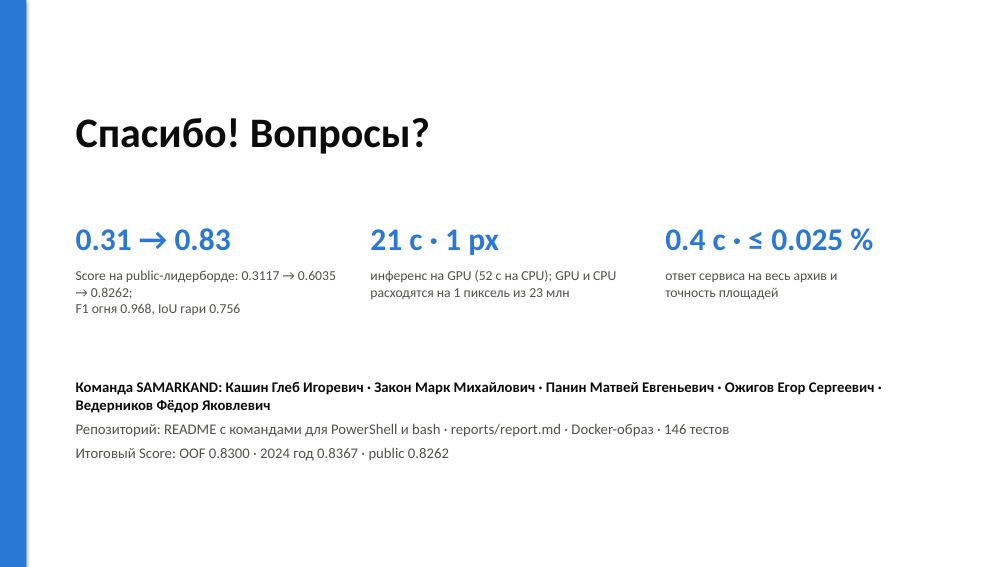
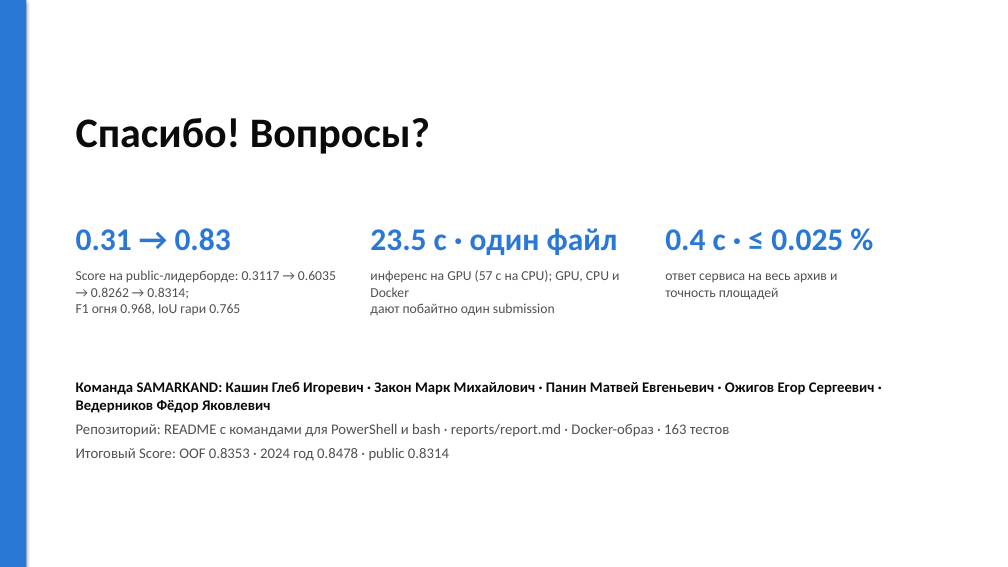
Before and after one commit to shttrkk/kosmowinsamarkand, a slide deck: slide 12 of presentation/deck.pptx. Drawn at 1008x567 pixels with LibreOffice and Linux fonts; fonts in the diff are those of the drawing. Boxes give left, top, right and bottom in pixels: in the first picture for what was removed or moved away, otherwise in the second. Text is boxed around its words. In the diff, an @@ line names an element or a change of style, - is before the commit and + after.

```diff
--- a/presentation/deck.pptx
+++ b/presentation/deck.pptx
@@ text at [370, 228, 618, 255]: text changed @@
-21 с · 1 px
+23.5 с · один файл
@@ text at [76, 270, 336, 315]: text changed @@
-Score на public-лидерборде: 0.3117 → 0.6035 → 0.8262;
-F1 огня 0.968, IoU гари 0.756
+Score на public-лидерборде: 0.3117 → 0.6035 → 0.8262 → 0.8314;
+F1 огня 0.968, IoU гари 0.765
@@ text at [370, 270, 619, 315]: text changed @@
-инференс на GPU (52 с на CPU); GPU и CPU
-расходятся на 1 пиксель из 23 млн
+инференс на GPU (57 с на CPU); GPU, CPU и Docker
+дают побайтно один submission
@@ text at [76, 424, 729, 461]: text changed @@
-Репозиторий: README с командами для PowerShell и bash · reports/report.md · Docker-образ · 146 тестов
-Итоговый Score: OOF 0.8300 · 2024 год 0.8367 · public 0.8262
+Репозиторий: README с командами для PowerShell и bash · reports/report.md · Docker-образ · 163 тестов
+Итоговый Score: OOF 0.8353 · 2024 год 0.8478 · public 0.8314
```
Also in this commit, not shown: 7 other slides changed, 29 other files.
